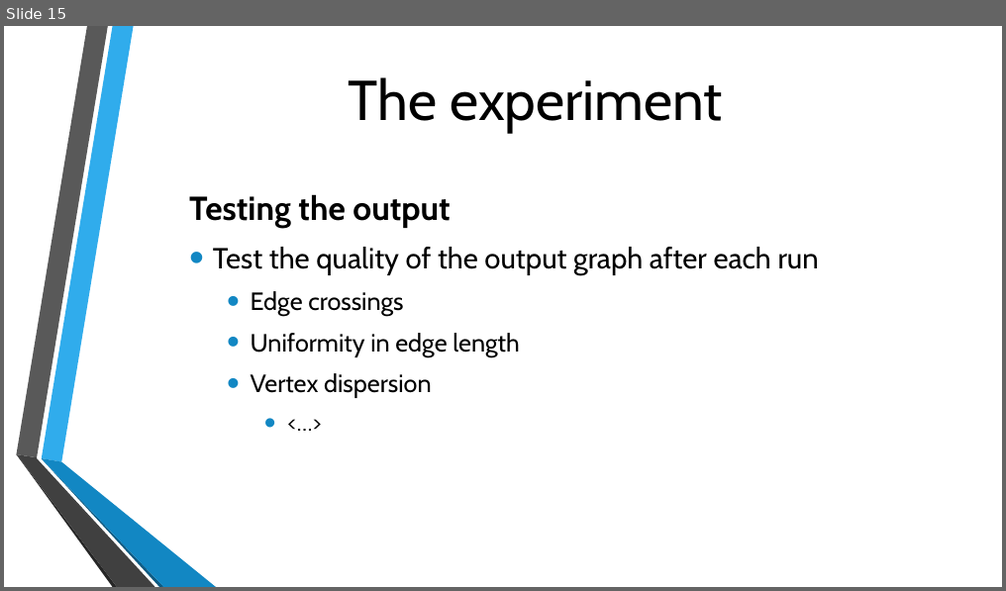
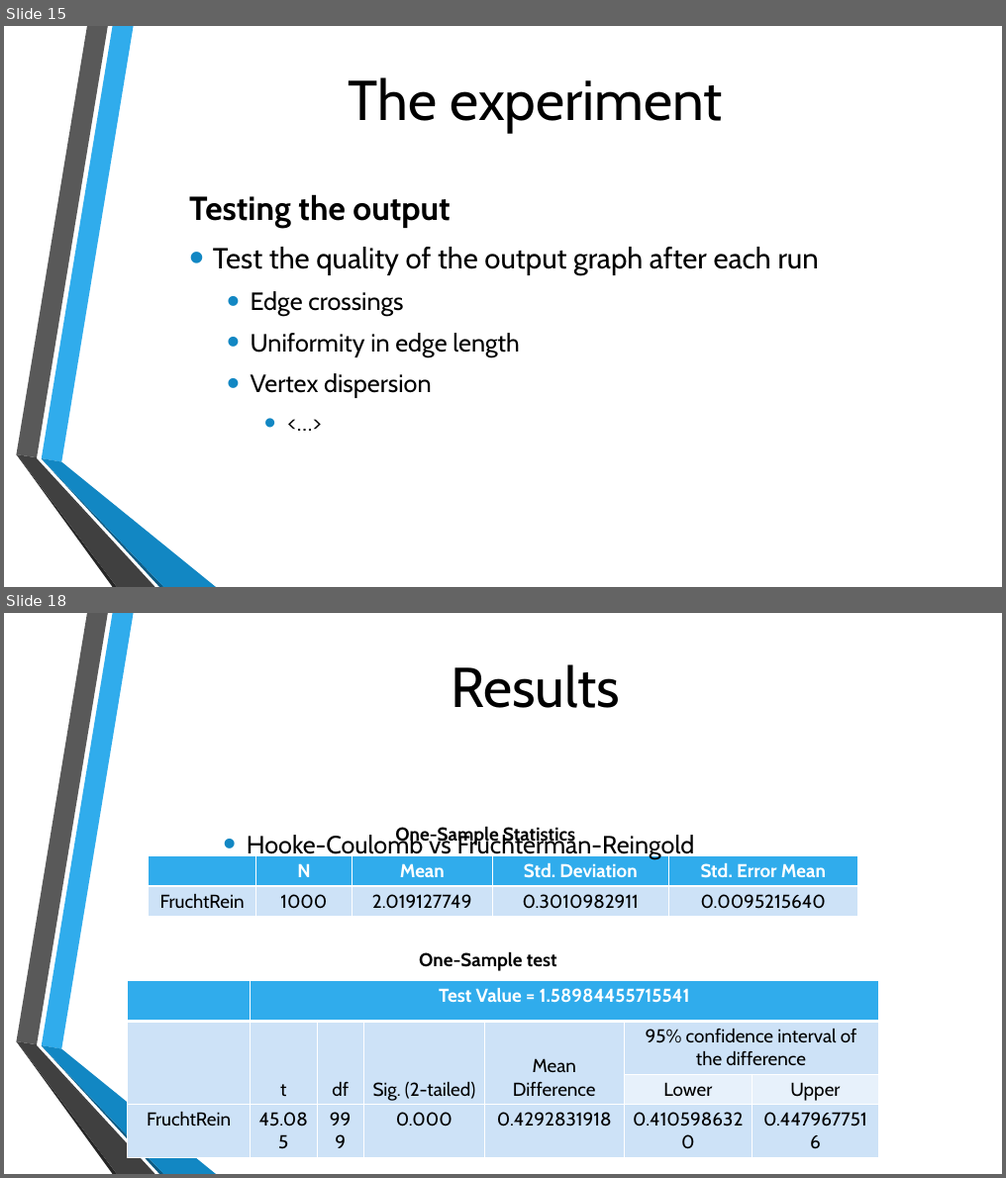
Before and after one commit to michielvh1995/OMI, a slide deck: Presentatie/Onderzoek eindpresentatie.pptx. Shown one above the other, each under a label of ours: slide 15 before the commit, slides 15 and 18 after it; the slides between them are not shown. The pictures are 1006x591 and 1006x1178 pixels, drawn with LibreOffice and Linux fonts; fonts in the diff are those of the drawing; background and template pictures are left out. Boxes give left, top, right and bottom in pixels: in the first picture for what was removed or moved away, otherwise in the second. Text is boxed around its words. In the diff, an @@ line names an element or a change of style, - is before the commit and + after.

```diff
--- a/Presentatie/Onderzoek eindpresentatie.pptx
+++ b/Presentatie/Onderzoek eindpresentatie.pptx
@@ slide 18 added at (4,613,1002,1174), background picture (left out); not listed: 6 template elements that a slide beside it also shows @@
@@ text added at (450,664,620,708), 54 pt, text #000000 @@
+Results
@@ text added at (247,833,695,860), 24 pt, text #000000 @@
+  • Hooke-Coulomb vs Fruchterman-Reingold
@@ text added at (395,826,575,847), 18 pt, text #000000, bold @@
+One-Sample Statistics
@@ table added at (149,857,857,917), 2 rows, 5 columns @@
+ | N | Mean | Std. Deviation | Std. Error Mean
+FruchtRein | 1000 | 2.019127749 | 0.3010982911 | 0.0095215640
@@ text added at (419,952,557,971), 18 pt, text #000000, bold @@
+One-Sample test
@@ table added at (128,981,878,1154), 4 rows, 7 columns @@
+ | Test Value = 1.58984455715541 |  |  |  |  | 
+ | t | df | Sig. (2-tailed) | Mean / Difference | 95% confidence interval of the difference | 
+ |  |  |  |  | Lower | Upper
+FruchtRein | 45.085 | 999 | 0.000 | 0.4292831918 | 0.4105986320 | 0.4479677516
```
Also in this commit, not shown: 3 slides changed, 6 other slides added, 3 slides removed.
